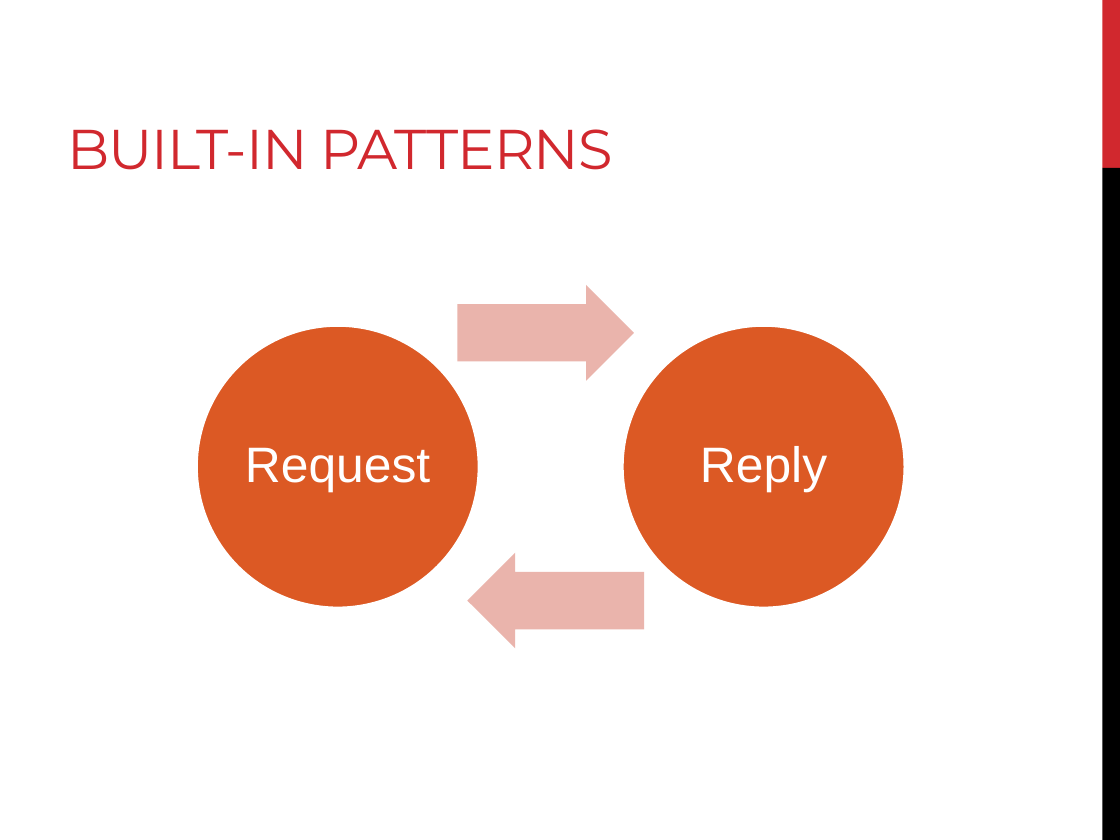
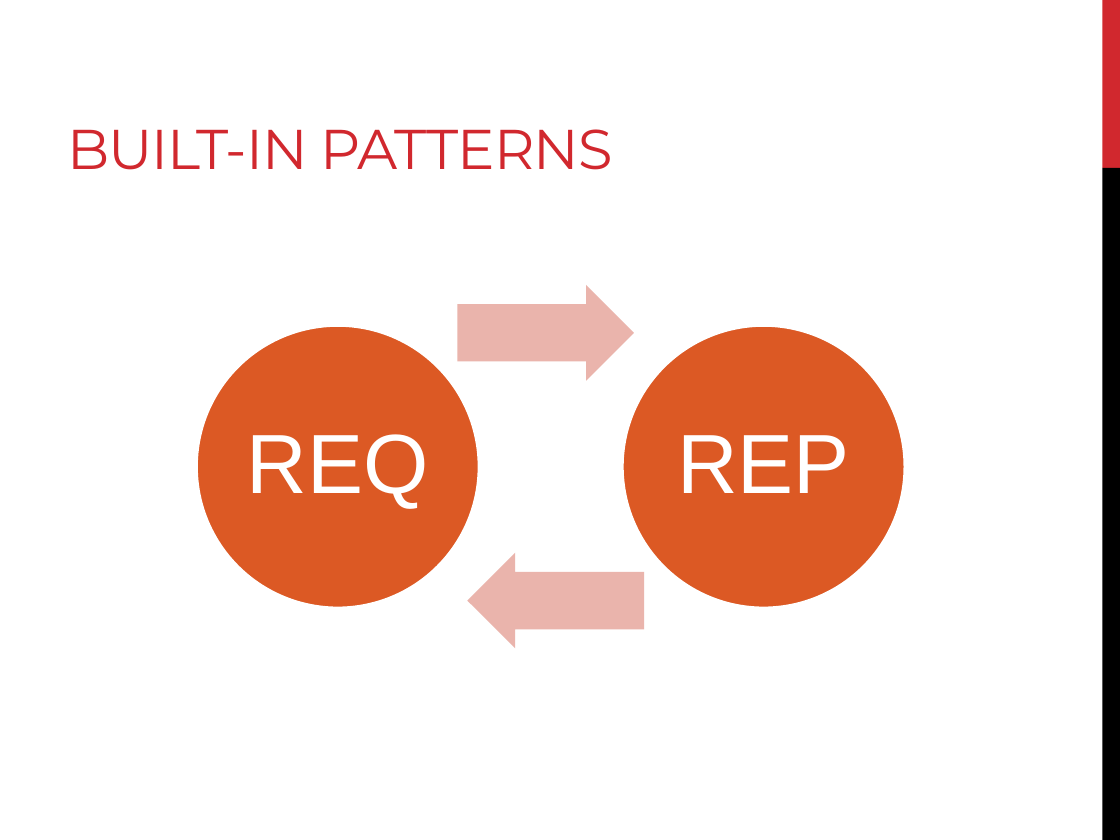
Before and after one commit to RyanHauert/presentations-zeromq, a slide deck: slide 7 of Presentation/ZeroMQ.pptx. Drawn at 1120x840 pixels with LibreOffice and Linux fonts; fonts in the diff are those of the drawing. Boxes give left, top, right and bottom in pixels: in the first picture for what was removed or moved away, otherwise in the second. Text is boxed around its words. In the diff, an @@ line names an element or a change of style, - is before the commit and + after.

```diff
--- a/Presentation/ZeroMQ.pptx
+++ b/Presentation/ZeroMQ.pptx
@@ text at (247, 434, 429, 509): text changed; size 32 to 54 pt @@
-Request
+REQ
@@ text at (677, 435, 850, 493): text changed; size 32 to 54 pt @@
-Reply
+REP
```
Also in this commit, not shown: 1 other slide changed, 1 slide added, 9 other files.
